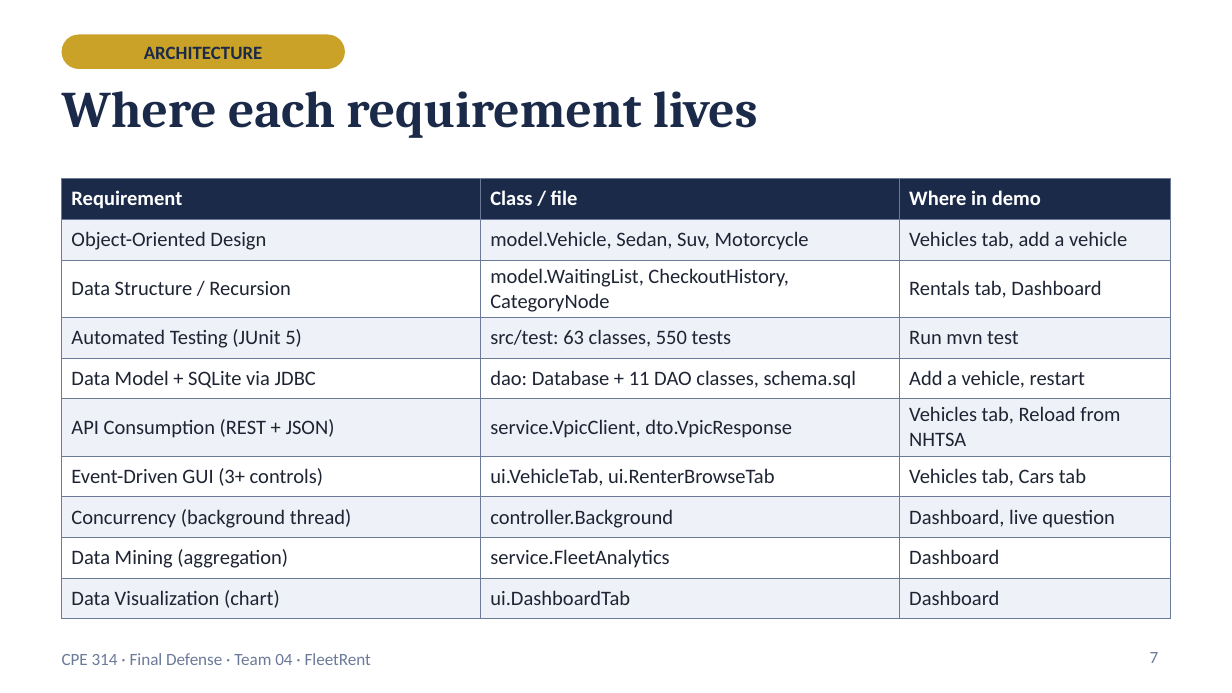
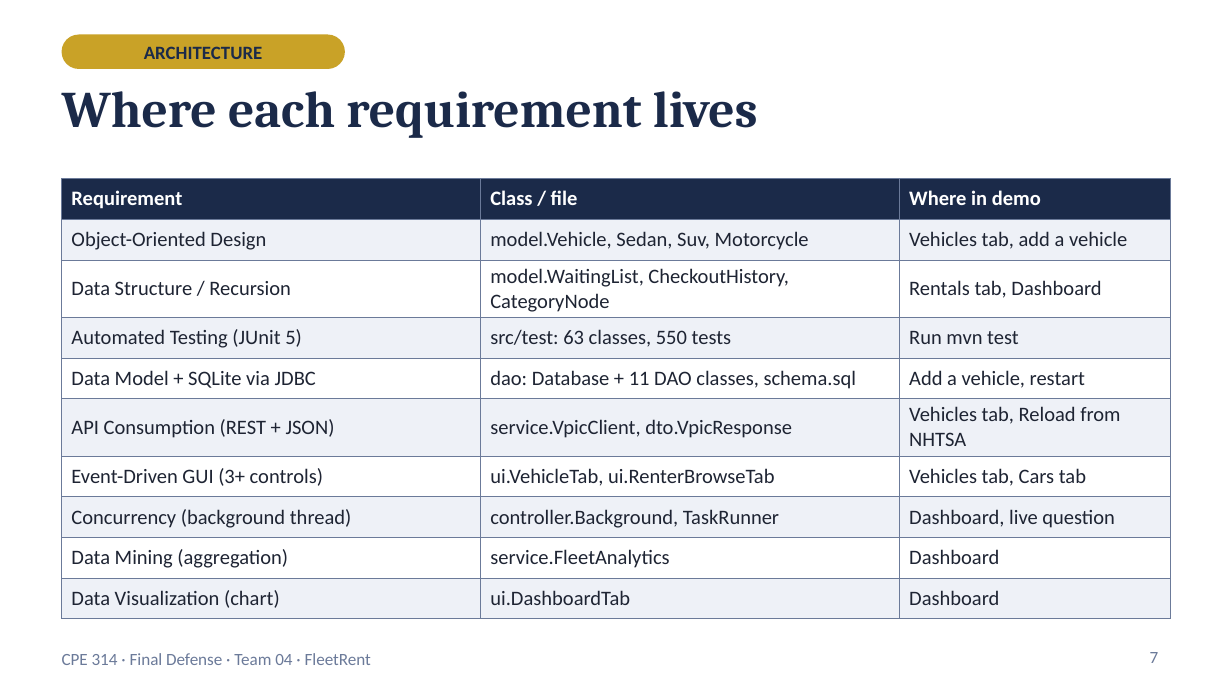
Before and after one commit to ColoscosBrent/cpe314-69323-capstone-team-04, a slide deck: slide 7 of docs/FleetRent_Final_Defense.pptx. Drawn at 1232x693 pixels with LibreOffice and Linux fonts; fonts in the diff are those of the drawing. Boxes give left, top, right and bottom in pixels: in the first picture for what was removed or moved away, otherwise in the second. Text is boxed around its words. In the diff, an @@ line names an element or a change of style, - is before the commit and + after.

```diff
--- a/docs/FleetRent_Final_Defense.pptx
+++ b/docs/FleetRent_Final_Defense.pptx
@@ table at <box>62,179,1170,612</box> @@
-row 8, column 2: controller.Background
+row 8, column 2: controller.Background, TaskRunner
```
Also in this commit, not shown: 3 other slides changed.
